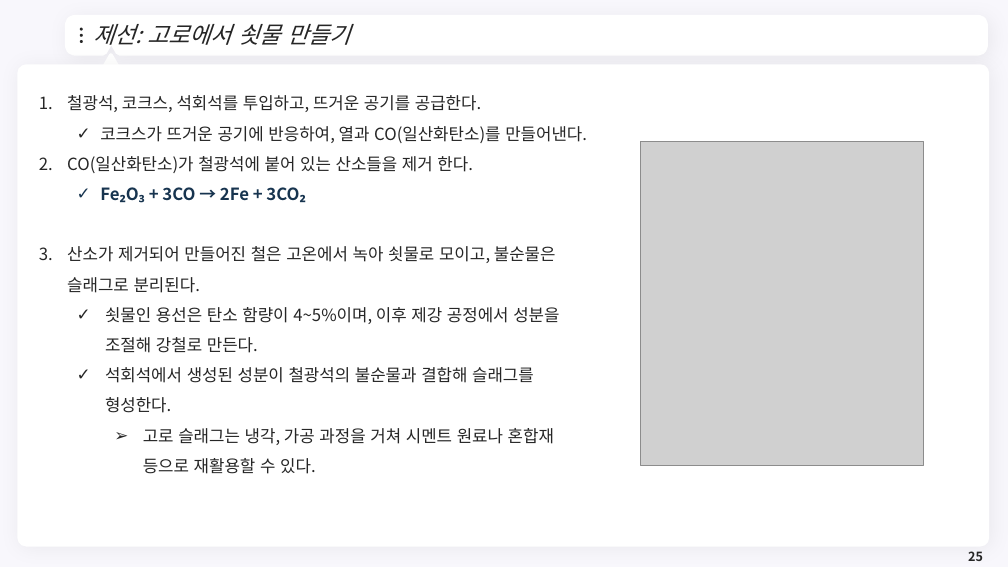
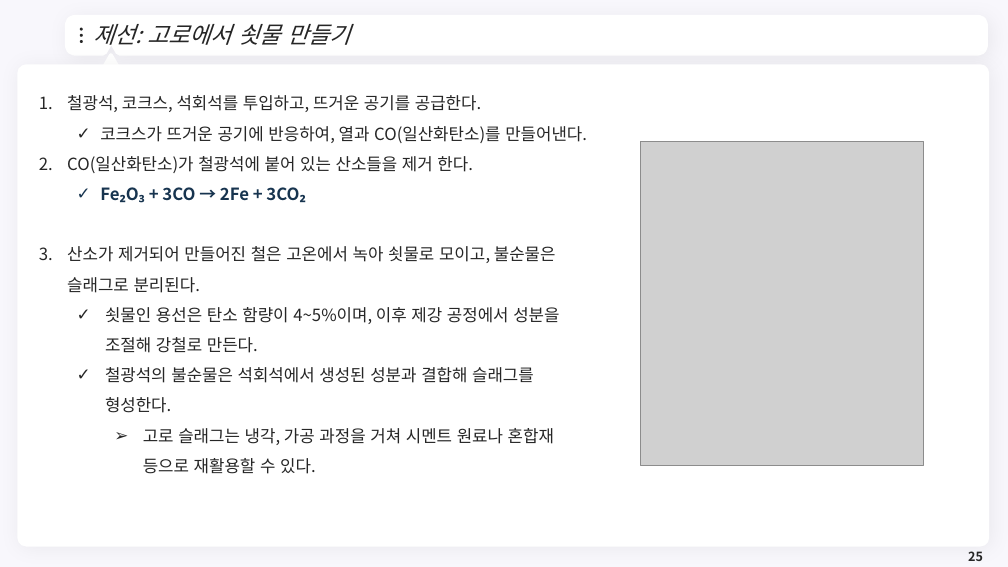
Before and after one commit to meandthey/Teaching, a slide deck: slide 25 of 에너지경제학/자원에너지경제학_Chapter_5 (석탄).pptx. Drawn at 1008x567 pixels with LibreOffice and Linux fonts; fonts in the diff are those of the drawing; grey boxes stand for pictures; background and template pictures are left out. Boxes give left, top, right and bottom in pixels: in the first picture for what was removed or moved away, otherwise in the second. Text is boxed around its words. In the diff, an @@ line names an element or a change of style, - is before the commit and + after.

```diff
--- a/에너지경제학/자원에너지경제학_Chapter_5 (석탄).pptx
+++ b/에너지경제학/자원에너지경제학_Chapter_5 (석탄).pptx
@@ text at bbox=[105, 367, 534, 413]: text changed @@
-  ✓ 석회석에서 생성된 성분이 철광석의 불순물과 결합해 슬래그를 형성한다.
+  ✓ 철광석의 불순물은 석회석에서 생성된 성분과 결합해 슬래그를 형성한다.
```
Also in this commit, not shown: 1 other slide changed.
